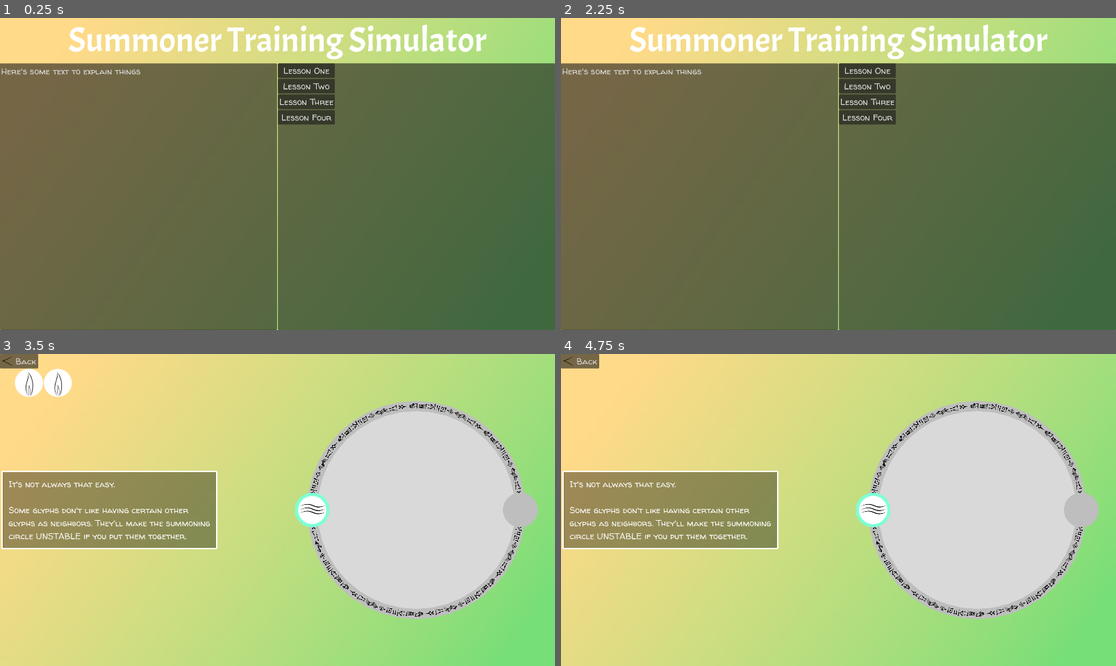
Above: before the commit, frames 1-4 (two rows, left to right).
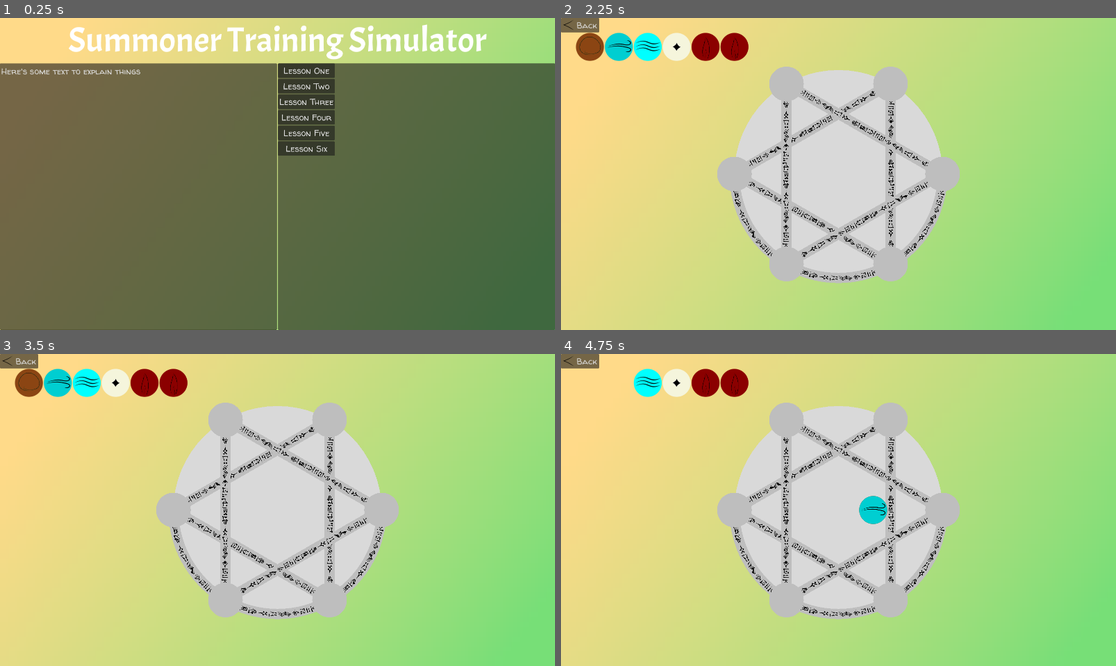
Above: after the commit, the same moments.

Repository: jwodicka/LD55
Game: Godot game, scene res://game_shell.tscn
Same seed, same stepped clock (60 frames per second), same inputs: the game is played once before the commit and once after it.
Inputs (mouse positions are in pixels of both pictures, inside the frame that each line leads up to):
- Up to frame 1 (0.25 s): no input
- Up to frame 2 (2.25 s): click "Lesson One" at 0.5 s; click "Back" at 1.25 s; click (866, 133) at 2 s, where only the run after the commit has a clickable "Lesson Five"
- Up to frame 3 (3.5 s): click (305, 422) at 2.75 s, where only the run before the commit has a clickable "Lesson Two"
- Up to frame 4 (4.75 s): tap Enter at 3.5 s; drag from (588, 382) to (871, 510) at 3.52 s; tap Space at 4.25 s; drag from (616, 382) to (871, 510) at 4.27 s

The runs differ from the first frame. In frame 1, 0.9% of the frame differs, in the area x 50-61%, y 34-45%; in frame 2, 90%, in the area x 0-100%, y 0-100%; in frame 3, 46%; in frame 4, 45%.

Commit message:
Made locked pieces visually distinct

Diff:
--- a/DraggableGlyph.gd
+++ b/DraggableGlyph.gd
@@ -4,7 +4,15 @@
 var is_dragging: bool = false
 var drag_offset: Vector2 = Vector2.ZERO
 
-var is_locked: bool = false
+var is_locked: bool:
+	get:
+		return _is_locked
+	set(value):
+		if (value != _is_locked):
+			_is_locked = value
+			$Sprite2D.material.set_shader_parameter("shade_color", _get_modified_color())
+
+var _is_locked: bool = false
 
 @export
 var symbol : GameLogic.Symbol:
@@ -39,7 +47,13 @@
 		_:
 			return SALT_TEXTURE
 
-func _get_symbol_color() -> Color:
+func _get_modified_color() -> Color:
+	var color := _get_color()
+	if _is_locked:
+		return color.lightened(0.5);
+	return color
+
+func _get_color() -> Color:
 	match symbol:
 		GameLogic.Symbol.EARTH:
 			return Color.SADDLE_BROWN
@@ -57,10 +71,7 @@
 # Called when the node enters the scene tree for the first time.
 func _ready() -> void:
 	$Sprite2D.texture = _get_symbol_texture()
-
-func _draw() -> void:
-	if $Sprite2D == null:
-		draw_circle(Vector2.ZERO, 50, _get_symbol_color())
+	$Sprite2D.material.set_shader_parameter("shade_color", _get_modified_color())
 
 func begin_drag() -> void:
 	if is_locked:
--- a/GameLogic.gd
+++ b/GameLogic.gd
@@ -21,6 +21,7 @@
 	var offset_angle : float = 0
 	var flavor_text : String = ""
 	var initial_placements : Dictionary = {} # Maps target number to glyph symbol
+	var locked_targets : Array[int] = []
 	match level_name:
 		"Level 1":
 			flavor_text = """It's time for your first summoning!
@@ -33,6 +34,7 @@
 			targets = 2
 			target_connectors = [Vector2i(0, 1), Vector2i(1,0)]
 			initial_placements = {0: Symbol.FIRE}
+			locked_targets = [0]
 			offset_angle = -90
 		"Level 2":
 			flavor_text = """It's not always that easy.
@@ -73,6 +75,36 @@
 				Vector2i(4, 1),
 				Vector2i(2, 3)
 			]
+		"Level 5":
+			glyphs = [EARTH, AIR, WATER, SALT, FIRE, FIRE]
+			targets = 6
+			target_connectors = [
+				Vector2i(0, 2),
+				Vector2i(2, 4),
+				Vector2i(4, 0),
+				Vector2i(1, 3),
+				Vector2i(3, 5),
+				Vector2i(5, 1),
+				Vector2i(1, 2),
+				Vector2i(2, 3),
+				Vector2i(3, 4)
+			]
+			offset_angle = 30
+		"Level 6":
+			glyphs = [FIRE, WATER, AIR, AIR, SALT, SALT, SALT]
+			targets = 7
+			target_connectors = [
+				Vector2i(0, 2),
+				Vector2i(0, 3),
+				Vector2i(0, 4),
+				Vector2i(0, 5),
+				Vector2i(1, 3),
+				Vector2i(1, 6),
+				Vector2i(2, 5),
+				Vector2i(3, 4),
+				Vector2i(4, 6),
+				Vector2i(5, 0)
+			]
 	var level: SummoningCircle = SUMMONING_CIRCLE_SCENE.instantiate() as SummoningCircle
 	level.glyphs = glyphs
 	level.targets = targets
@@ -80,6 +112,7 @@
 	level.offset_angle = offset_angle
 	level.flavor_text = flavor_text
 	level.initial_placements = initial_placements
+	level.locked_targets = locked_targets
 	return level
 
 static func has_glyph(target: DropTarget) -> bool:
--- a/SummoningCircle.gd
+++ b/SummoningCircle.gd
@@ -20,6 +20,9 @@
 
 @export
 var initial_placements : Dictionary = {}
+
+@export
+var locked_targets : Array[int] = []
 
 @export
 var offset_angle : float = 0
@@ -70,6 +73,8 @@
 			# We bypass the setter to avoid the audio cue
 			target._glyph_held = true
 			$Glyphs.add_child(glyph)
+			if locked_targets.has(i):
+				glyph.is_locked = true;
 	for c in target_connectors:
 		var connector: TargetConnector = TARGET_CONNECTOR.instantiate()
 		connector.end_a = _targets[c.x]
--- a/draggable_glyph.tscn
+++ b/draggable_glyph.tscn
@@ -1,10 +1,16 @@
-[gd_scene load_steps=4 format=3 uid="uid://c8v6el4uu57bv"]
+[gd_scene load_steps=6 format=3 uid="uid://c8v6el4uu57bv"]
 
 [ext_resource type="Script" path="res://DraggableGlyph.gd" id="1_qn7hq"]
 [ext_resource type="Texture2D" uid="uid://bdiw5ctykxk4b" path="res://glyphs/salt.svg" id="2_16alq"]
+[ext_resource type="Shader" path="res://recolor.gdshader" id="2_aml8q"]
 
 [sub_resource type="CircleShape2D" id="CircleShape2D_hjn7j"]
 radius = 50.0
+
+[sub_resource type="ShaderMaterial" id="ShaderMaterial_84b4p"]
+resource_local_to_scene = true
+shader = ExtResource("2_aml8q")
+shader_parameter/shade_color = Color(0.45098, 0.639216, 0, 1)
 
 [node name="DraggableGlyph" type="Area2D"]
 position = Vector2(386, 128)
@@ -16,6 +22,7 @@
 debug_color = Color(0.819608, 0.282353, 0.717647, 0.419608)
 
 [node name="Sprite2D" type="Sprite2D" parent="."]
+material = SubResource("ShaderMaterial_84b4p")
 texture = ExtResource("2_16alq")
 
 [connection signal="input_event" from="." to="." method="_on_input_event"]
--- a/main_menu.tscn
+++ b/main_menu.tscn
@@ -69,7 +69,17 @@
 layout_mode = 2
 text = "Lesson Four"
 
+[node name="Button5" type="Button" parent="VBoxContainer/HBoxContainer/Panel/VBoxContainer"]
+layout_mode = 2
+text = "Lesson Five"
+
+[node name="Button6" type="Button" parent="VBoxContainer/HBoxContainer/Panel/VBoxContainer"]
+layout_mode = 2
+text = "Lesson Six"
+
 [connection signal="pressed" from="VBoxContainer/HBoxContainer/Panel/VBoxContainer/Button" to="." method="_on_level_select" binds= ["Level 1"]]
 [connection signal="pressed" from="VBoxContainer/HBoxContainer/Panel/VBoxContainer/Button2" to="." method="_on_level_select" binds= ["Level 2"]]
 [connection signal="pressed" from="VBoxContainer/HBoxContainer/Panel/VBoxContainer/Button3" to="." method="_on_level_select" binds= ["Level 3"]]
 [connection signal="pressed" from="VBoxContainer/HBoxContainer/Panel/VBoxContainer/Button4" to="." method="_on_level_select" binds= ["Level 4"]]
+[connection signal="pressed" from="VBoxContainer/HBoxContainer/Panel/VBoxContainer/Button5" to="." method="_on_level_select" binds= ["Level 5"]]
+[connection signal="pressed" from="VBoxContainer/HBoxContainer/Panel/VBoxContainer/Button6" to="." method="_on_level_select" binds= ["Level 6"]]
--- /dev/null
+++ b/recolor.gdshader
@@ -0,0 +1,16 @@
+shader_type canvas_item;
+
+uniform vec4 shade_color : source_color;
+
+// void vertex() {
+// 	// Called for every vertex the material is visible on.
+// }
+
+void fragment() {
+	COLOR = min(COLOR, shade_color);
+}
+
+//void light() {
+	// Called for every pixel for every light affecting the CanvasItem.
+	// Uncomment to replace the default light processing function with this one.
+//}
